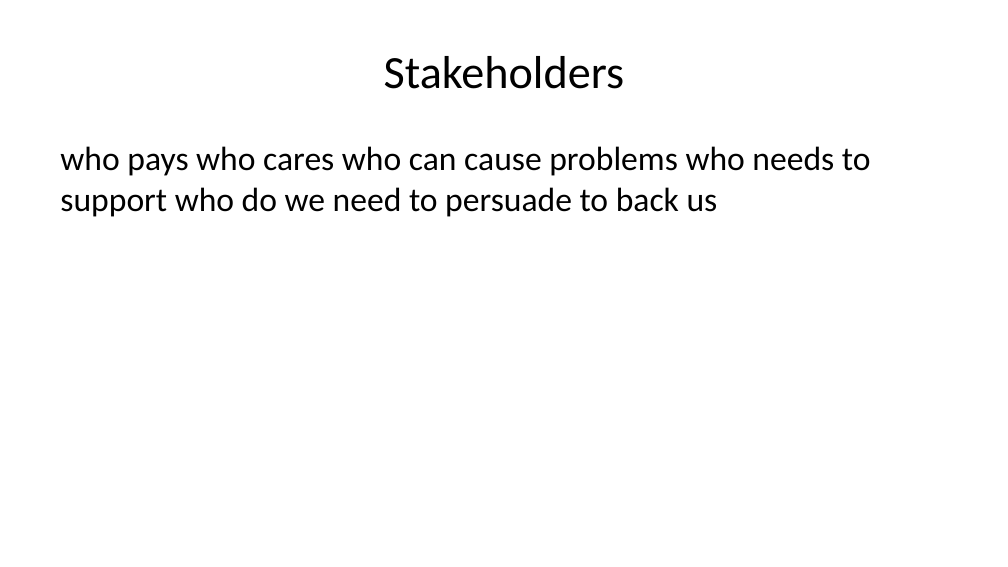
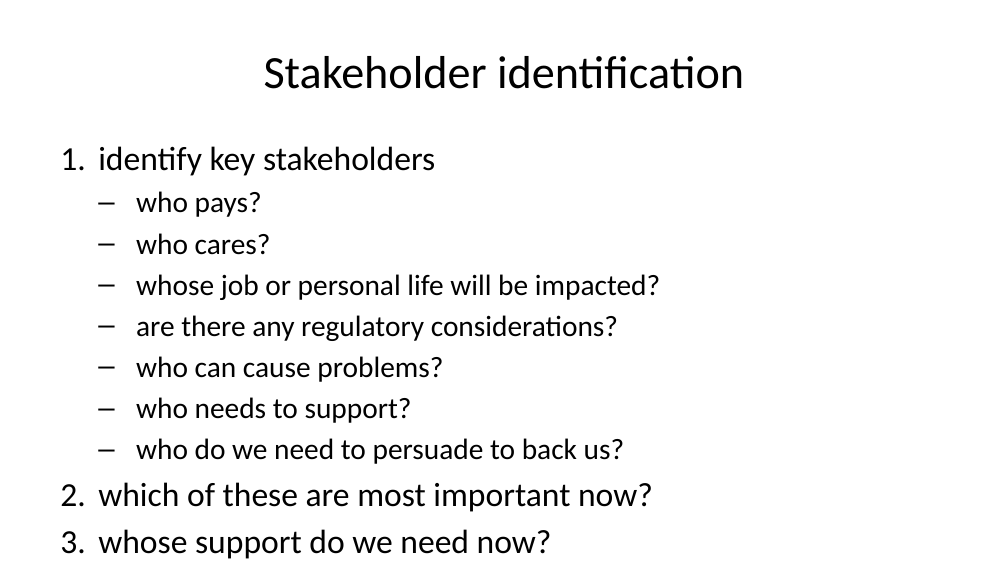
Before and after one commit to Open-Archypelago/Archypelago, a slide deck: slide 21 of building-blocks/problem-statement/Architecture-Challenge.pptx. Drawn at 1008x567 pixels with LibreOffice and Linux fonts; fonts in the diff are those of the drawing. Boxes give left, top, right and bottom in pixels: in the first picture for what was removed or moved away, otherwise in the second. Text is boxed around its words. In the diff, an @@ line names an element or a change of style, - is before the commit and + after.

```diff
--- a/building-blocks/problem-statement/Architecture-Challenge.pptx
+++ b/building-blocks/problem-statement/Architecture-Challenge.pptx
@@ title at box(264, 56, 744, 89): text changed @@
-Stakeholders
+Stakeholder identification
@@ text at box(98, 146, 660, 559): text changed; size 24 to 21 pt @@
-who pays who cares who can cause problems who needs to support who do we need to persuade to back us
+1. identify key stakeholders
+  – who pays?
+  – who cares?
+  – whose job or personal life will be impacted?
+  – are there any regulatory considerations?
+  – who can cause problems?
+  – who needs to support?
+  – who do we need to persuade to back us?
+2. which of these are most important now?
+3. whose support do we need now?
```
Also in this commit, not shown: 7 other slides changed, 2 slides added, 1 slide removed, 9 other files.
